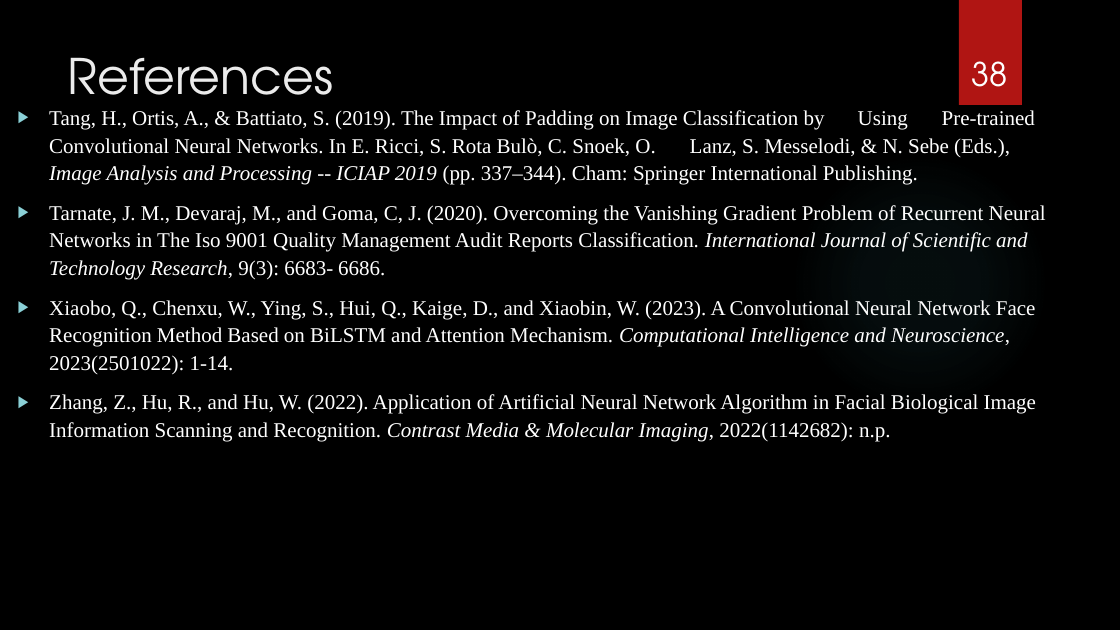
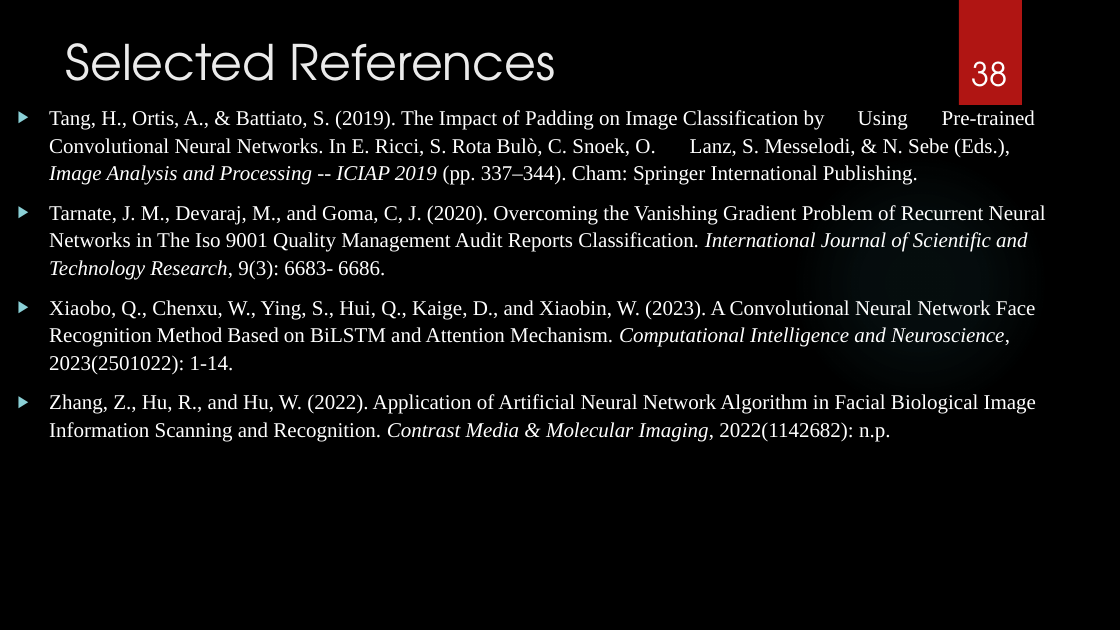
Before and after one commit to cycks/PgdThesis, a slide deck: slide 38 of mydocuments/Examining The Effect of Padding on Facial Recognition.pptx. Drawn at 1120x630 pixels with LibreOffice and Linux fonts; fonts in the diff are those of the drawing; background and template pictures are left out. Boxes give left, top, right and bottom in pixels: in the first picture for what was removed or moved away, otherwise in the second. Text is boxed around its words. In the diff, an @@ line names an element or a change of style, - is before the commit and + after.

```diff
--- a/mydocuments/Examining The Effect of Padding on Facial Recognition.pptx
+++ b/mydocuments/Examining The Effect of Padding on Facial Recognition.pptx
@@ title at [66, 43, 555, 81]: text changed @@
-References
+Selected References
```
Also in this commit, not shown: 14 other slides changed, 1 slide added, 2 slides removed, 4 other files.
